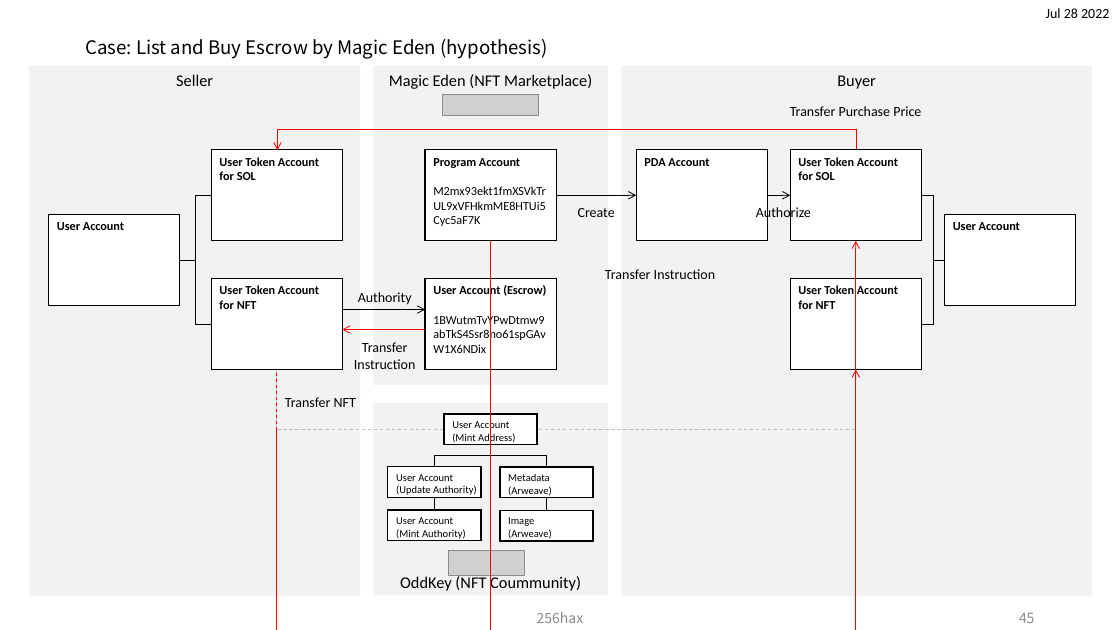
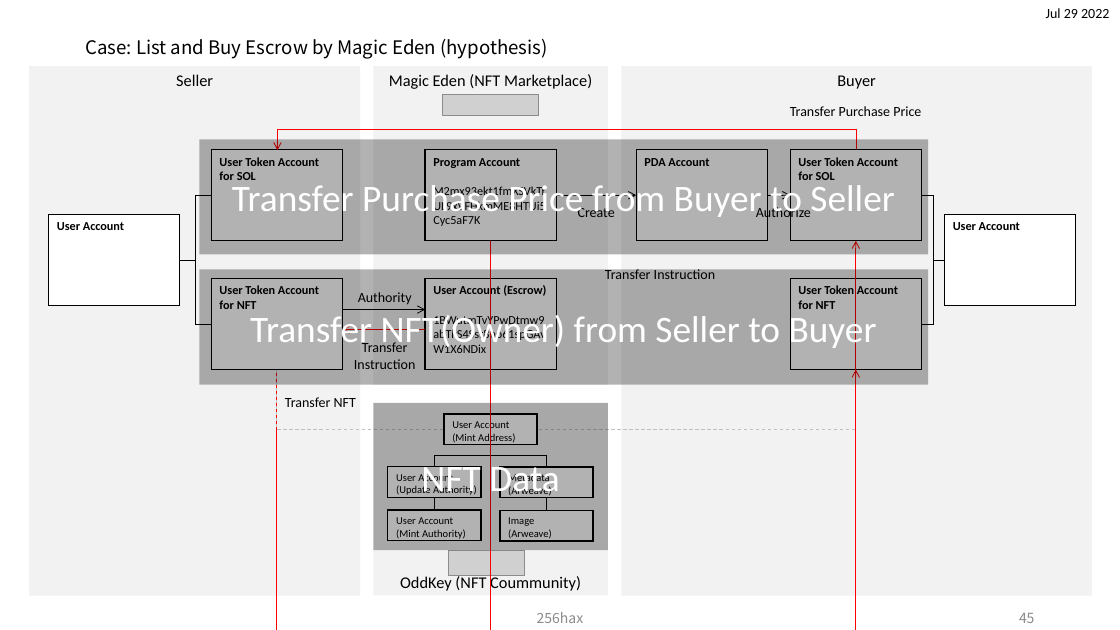
Before and after one commit to legendaryangelist/solana-anchor-react-essential, a slide deck: slide 46 of docs/Solana_Blockchain_Outline_Figure.pptx. Drawn at 1120x630 pixels with LibreOffice and Linux fonts; fonts in the diff are those of the drawing; grey boxes stand for pictures. Boxes give left, top, right and bottom in pixels: in the first picture for what was removed or moved away, otherwise in the second. Text is boxed around its words. In the diff, an @@ line names an element or a change of style, - is before the commit and + after.

Commit message:
ref: minor change at magic eden slide

```diff
--- a/docs/Solana_Blockchain_Outline_Figure.pptx
+++ b/docs/Solana_Blockchain_Outline_Figure.pptx
@@ text at [1046,8,1109,18]: text changed @@
-Jul 28 2022
+Jul 29 2022
@@ rectangle added at [199,139,928,255], fill #000000 at 30% opacity, 32 pt, text #FFFFFF @@
+Transfer Purchase Price from Buyer to Seller
@@ rectangle added at [199,270,928,385], fill #000000 at 30% opacity, 32 pt, text #FFFFFF @@
+Transfer NFT(Owner) from Seller to Buyer
@@ rectangle added at [374,403,608,550], fill #000000 at 30% opacity, 32 pt, text #FFFFFF @@
+NFT Data
```
